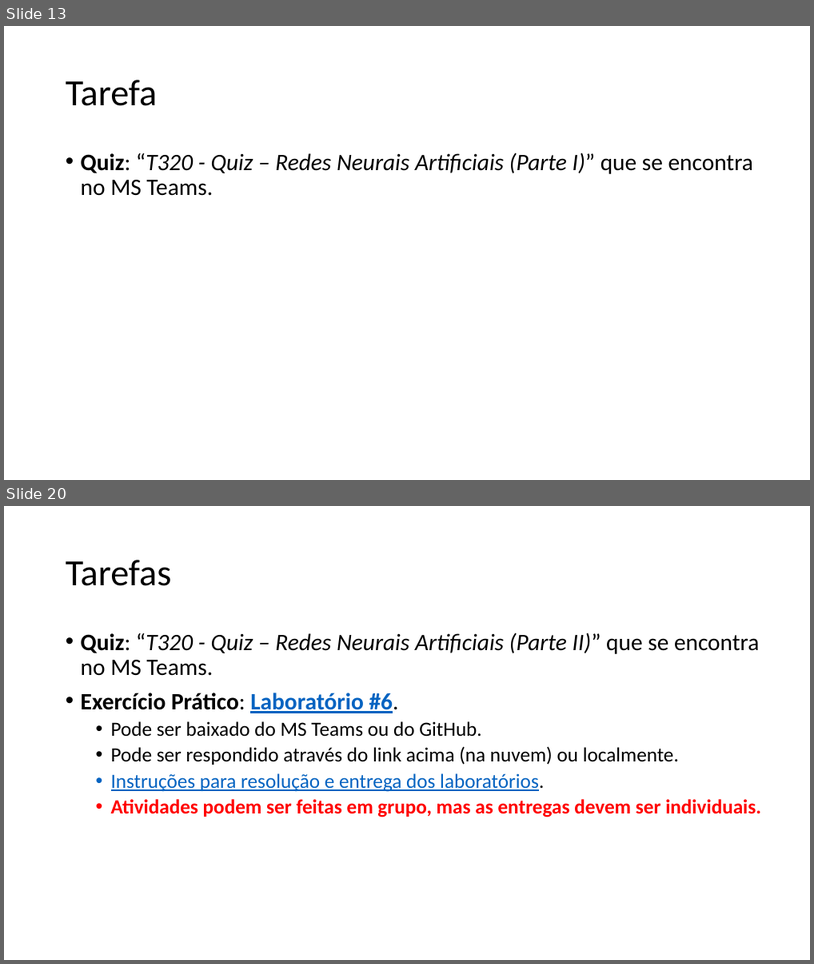
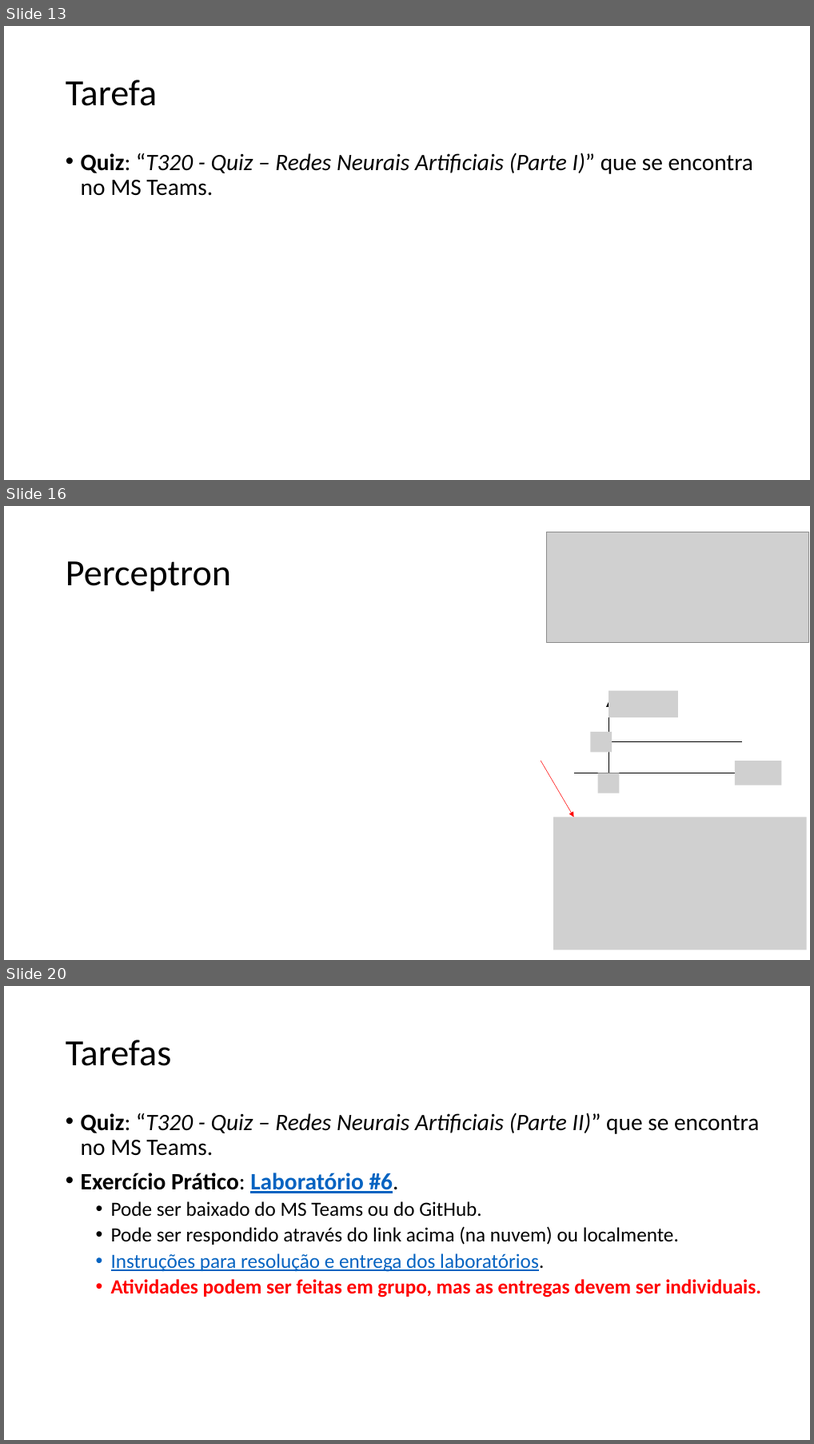
Before and after one commit to zz4fap/t320_aprendizado_de_maquina, a slide deck: slides/T320_Redes_Neurais_Artificiais (Parte I).pptx. Shown one above the other, each under a label of ours: slides 13 and 20 before the commit, slides 13, 16 and 20 after it; the slides between them are not shown. The pictures are 814x964 and 814x1444 pixels, drawn with LibreOffice and Linux fonts; fonts in the diff are those of the drawing; grey boxes stand for pictures. Boxes give left, top, right and bottom in pixels: in the first picture for what was removed or moved away, otherwise in the second. Text is boxed around its words. In the diff, an @@ line names an element or a change of style, - is before the commit and + after.

```diff
--- a/slides/T320_Redes_Neurais_Artificiais (Parte I).pptx
+++ b/slides/T320_Redes_Neurais_Artificiais (Parte I).pptx
@@ slide 16 added at (4, 506, 810, 960), background #FFFFFF @@
@@ picture added at (546, 532, 810, 642) @@
@@ title added at (66, 561, 231, 592), 44 pt, text #000000 @@
+Perceptron
@@ group added at (574, 691, 782, 793): 4 pictures, 2 arrows, 1 line @@
@@ arrow added from (541, 760) to (574, 817), #FF0000 0.5 pt @@
@@ picture added at (554, 817, 807, 950) @@
```
Also in this commit, not shown: 5 slides changed, 1 slide removed, 1 other file.
